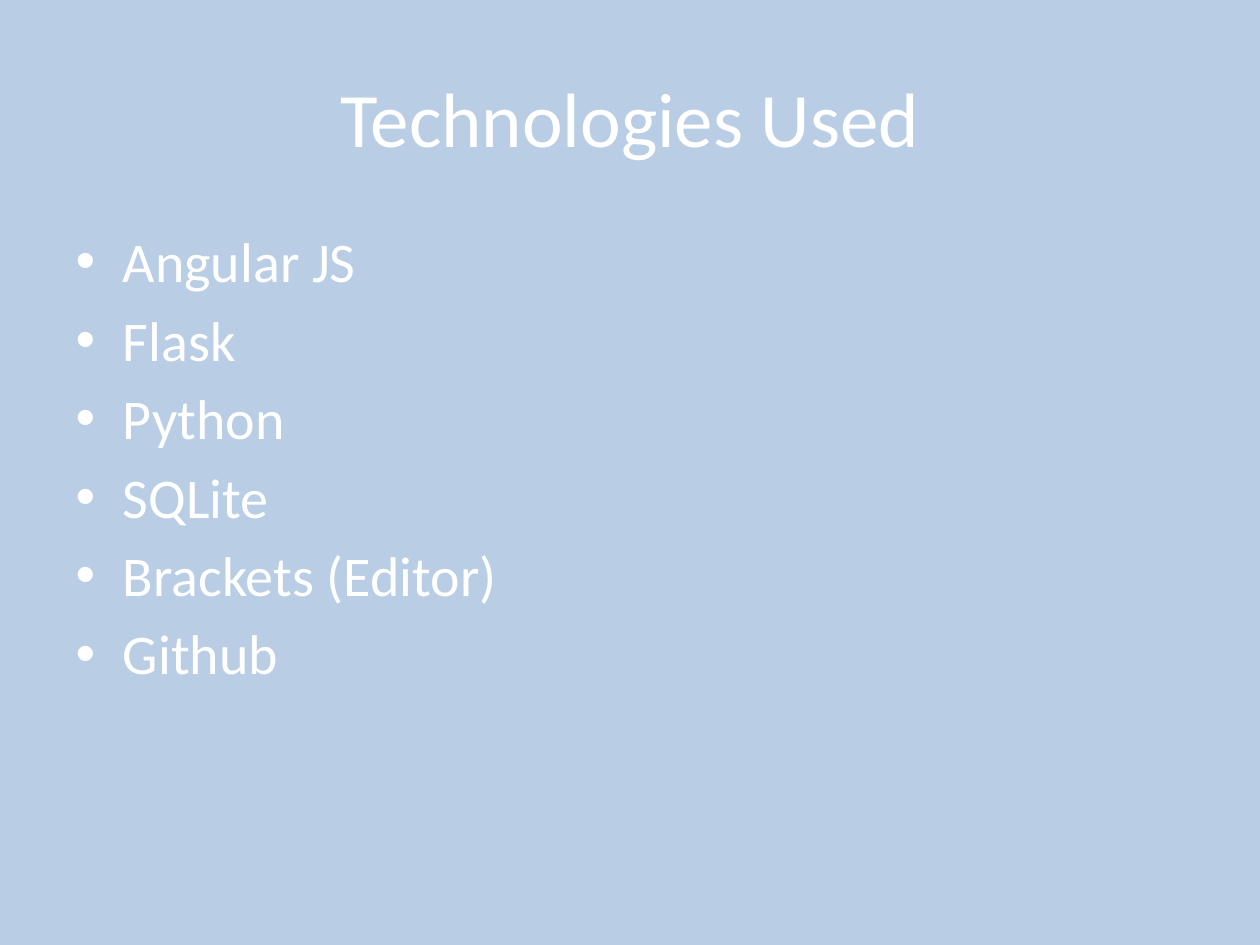
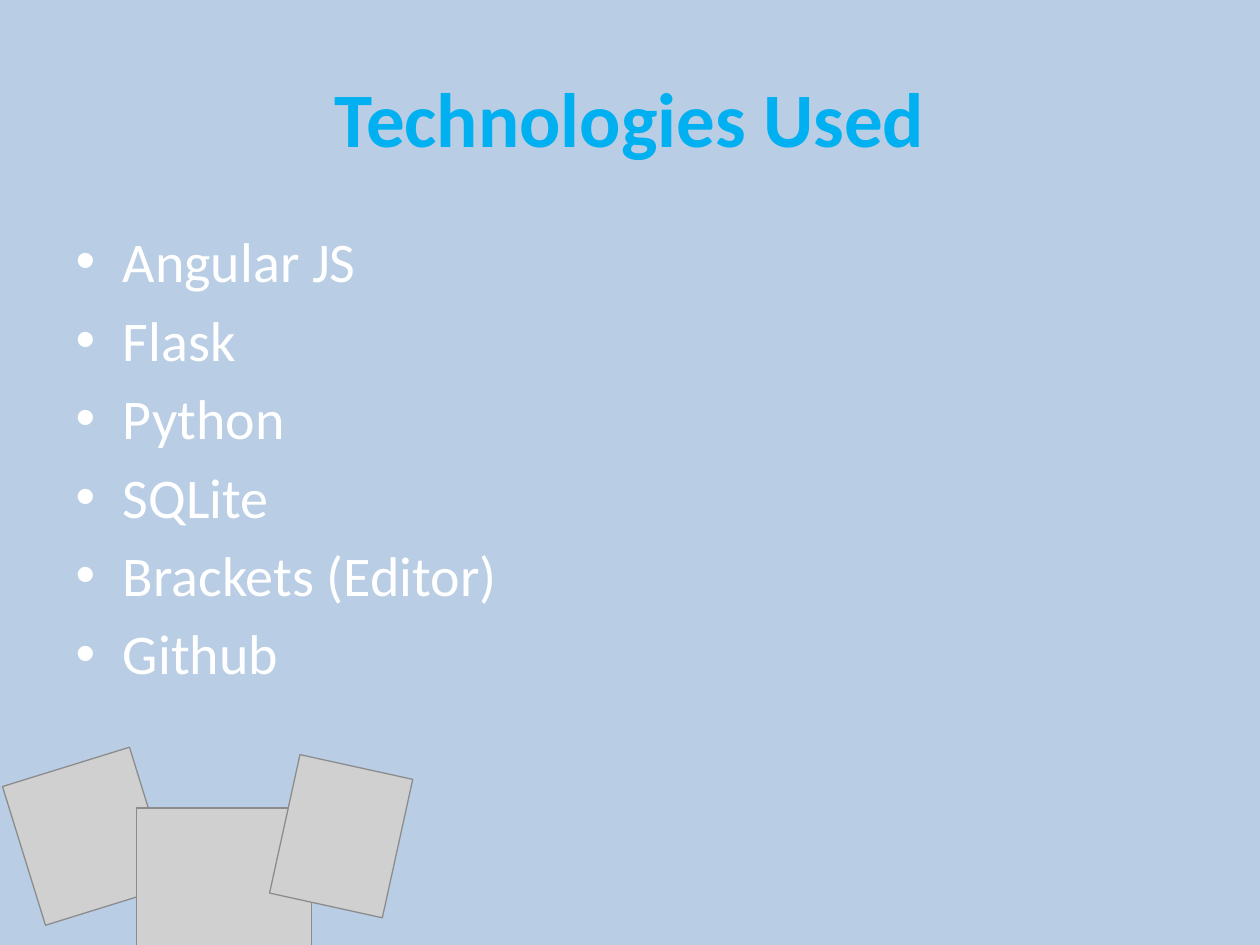
Before and after one commit to mockingjas/OWL, a slide deck: slide 3 of OWL.pptx (slide 4 before the commit). Drawn at 1260x945 pixels with LibreOffice and Linux fonts; fonts in the diff are those of the drawing; grey boxes stand for pictures. Boxes give left, top, right and bottom in pixels: in the first picture for what was removed or moved away, otherwise in the second. Text is boxed around its words. In the diff, an @@ line names an element or a change of style, - is before the commit and + after.

```diff
--- a/OWL.pptx
+++ b/OWL.pptx
@@ title "Technologies Used" at bbox=[335, 93, 924, 160]: text colour #FFFFFF to #00B0F0, bold on @@
@@ picture added at bbox=[3, 747, 173, 925] @@
@@ picture added at bbox=[270, 754, 413, 917] @@
@@ picture added at bbox=[136, 808, 311, 945] @@
```
Also in this commit, not shown: 2 other slides changed, 3 slides added.
